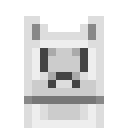
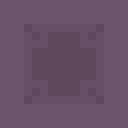
Layers edited between the first and the second 128 x 128 image:
showed group "Layer Group" (5 layers), blend multiply → normal, moved it above "bottom.base" over (0, 0, 128, 128)
added layer "fg" (multiply) in group "Layer Group" over (0, 0, 128, 128)
added layer "bottom.base copy" in group "Layer Group" over (24, 24, 104, 104)
hid "side.base" over (24, 16, 104, 128)
